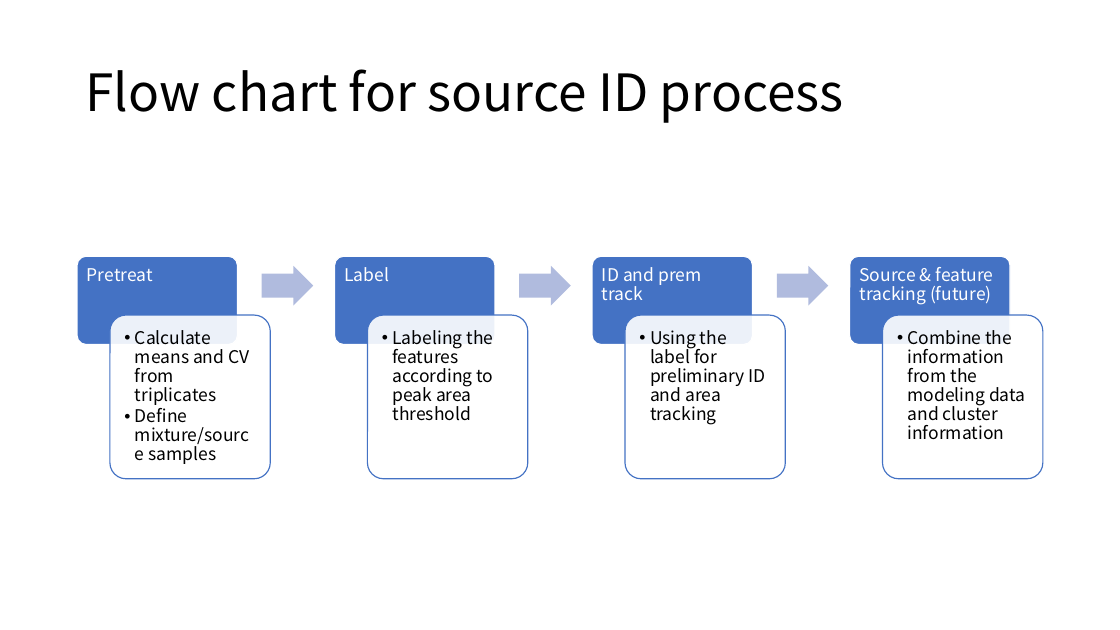
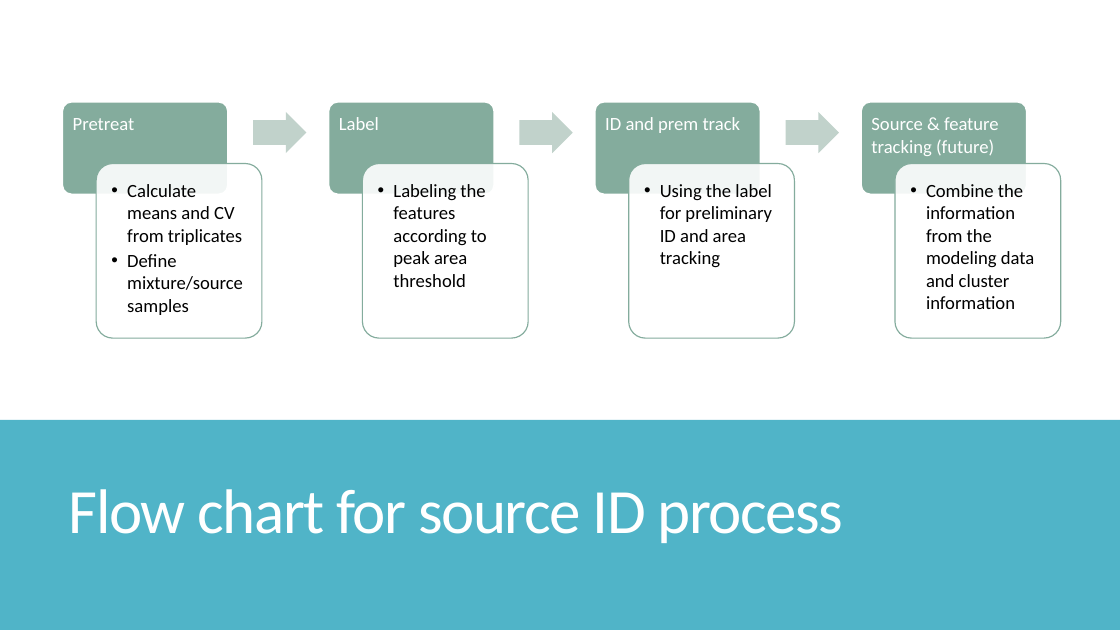
Before and after one commit to XiminHu/mass-suite, a slide deck: slide 16 of doc/20200619 Capstone-Second phase update.pptx. Drawn at 1120x630 pixels with LibreOffice and Linux fonts; fonts in the diff are those of the drawing. Boxes give left, top, right and bottom in pixels: in the first picture for what was removed or moved away, otherwise in the second. Text is boxed around its words. In the diff, an @@ line names an element or a change of style, - is before the commit and + after.

```diff
--- a/doc/20200619 Capstone-Second phase update.pptx
+++ b/doc/20200619 Capstone-Second phase update.pptx
@@ text "Pretreat": place and size @@
-text "Pretreat" at [87, 268, 153, 281]
+text "Pretreat" at [73, 118, 135, 130]
@@ text "Label": place and size @@
-text "Label" at [344, 267, 389, 281]
+text "Label" at [339, 117, 379, 130]
@@ text "ID and prem track": place and size @@
-text "ID and prem track" at [602, 267, 701, 300]
+text "ID and prem track" at [605, 117, 741, 133]
@@ size 15 to 16 pt, font Noto Sans CJK SC to Calibri; line spacing 0.9 to 1 in 4 elements at [339, 117, 379, 130], [605, 117, 741, 133], [73, 118, 135, 130], [871, 117, 999, 156] @@
@@ text "Source & feature tracking (future)": place and size @@
-text "Source & feature tracking (future)" at [859, 267, 994, 305]
+text "Source & feature tracking (future)" at [871, 117, 999, 156]
@@ rounded rectangle: place and size @@
-rounded rectangle at [77, 256, 238, 344]
+rounded rectangle at [97, 164, 262, 339]
@@ rounded rectangle at [97, 164, 262, 339]: fill #4472C4 to #FFFFFF at 90% opacity; outline #FFFFFF 1 pt to #84AC9D 1 pt @@
@@ text "Calculate means and CV from ...": place and size @@
-text "Calculate means and CV from ..." at [135, 330, 249, 464]
+text "Calculate means and CV from ..." at [127, 184, 243, 315]
@@ rounded rectangle at [363, 164, 528, 339]: fill #4472C4 to #FFFFFF at 90% opacity; outline #FFFFFF 1 pt to #84AC9D 1 pt @@
@@ rounded rectangle: place and size @@
-rounded rectangle at [334, 256, 495, 344]
+rounded rectangle at [363, 164, 528, 339]
@@ text "Labeling the features according to ...": place and size @@
-text "Labeling the features according to ..." at [392, 330, 494, 421]
+text "Labeling the features according to ..." at [393, 184, 487, 287]
@@ text "Using the label for preliminary ...": place and size @@
-text "Using the label for preliminary ..." at [650, 330, 766, 425]
+text "Using the label for preliminary ..." at [660, 184, 772, 268]
@@ group added at [62, 102, 1060, 339]: 6 rounded rectangles, 3 right arrows @@
@@ size 15 to 16 pt, font Noto Sans CJK SC to Calibri; indent changed; line spacing 0.9 to 1 in 4 elements at [393, 184, 487, 287], [660, 184, 772, 268], [127, 184, 243, 315], [926, 184, 1034, 309] @@
@@ text "Combine the information from the ...": place and size @@
-text "Combine the information from the ..." at [908, 330, 1025, 440]
+text "Combine the information from the ..." at [926, 184, 1034, 309]
@@ group removed at [110, 256, 1044, 479]: 6 rounded rectangles, 3 right arrows @@
@@ rectangle added at [0, 420, 1120, 630], fill #50B4C8 @@
@@ title "Flow chart for source ID ...": place and size @@
-title "Flow chart for source ID ..." at [85, 69, 844, 123]
+title "Flow chart for source ID ..." at [69, 489, 843, 543]
@@ title "Flow chart for source ID ..." at [69, 489, 843, 543]: size 44 to 54 pt, font Noto Sans CJK SC to Calibri, text colour #000000 to #FFFFFF, letter spacing 0 to -1.2 pt; line spacing 0.9 to 0.85 @@
```
Also in this commit, not shown: 9 other slides changed, 9 slides added, 10 slides removed, 6 other files.
